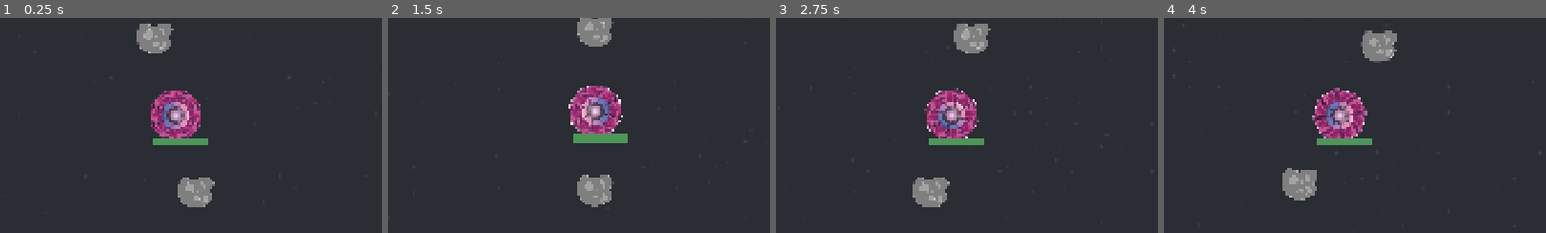
Above: before the commit, frames 1-4 (left to right).
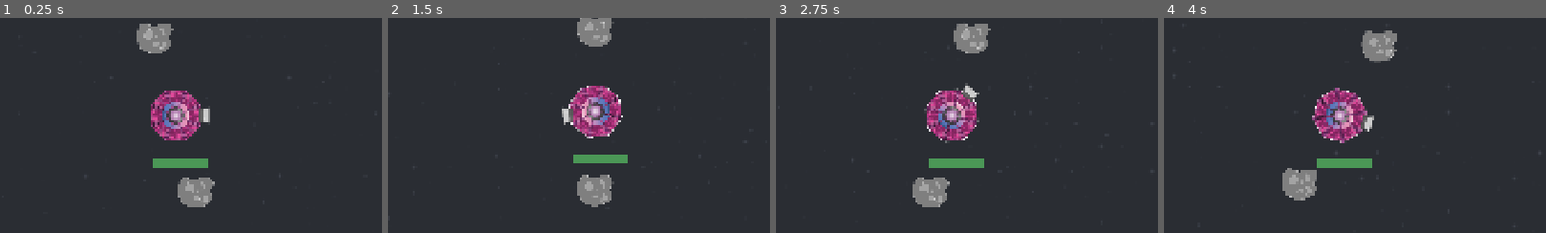
Above: after the commit, the same moments.

Repository: two-sticks-and-a-rock/space-arcade
Game: Godot game, scene res://scenes/main.tscn
Two runs of this game, one before a commit and one after it. Both use one fixed random seed, a clock stepped at 60 frames per second and the inputs below.
Inputs (mouse positions are % of the whole screen's width and height, from its top left):
- Up to frame 1 (0.25 s): no input
- Up to frame 2 (1.5 s): move the mouse to (72, 45) at 0.52 s; press the mouse at (72, 45) at 0.53 s; move the mouse to (30, 55) at 1.27 s; release the mouse at (30, 55) at 1.28 s; click (30, 55) at 1.35 s
- Up to frame 3 (2.75 s): move the mouse to (60, 28) at 2.02 s; press the mouse at (60, 28) at 2.03 s
- Up to frame 4 (4 s): move the mouse to (45, 70) at 2.77 s; release the mouse at (45, 70) at 2.78 s; click (45, 70) at 2.85 s; move the mouse to (80, 65) at 3.52 s; press the mouse at (80, 65) at 3.53 s
The pictures show only the part of the screen within x 27-77%, y 27-77%; the shares and areas given below are measured in that part.

The runs differ from the first frame. In frame 1, 1.3% of the frame differs, in the area x 40-55%, y 42-70%; in frame 2, 1.4%, in the area x 45-63%, y 42-68%; in frame 3, 1.3%; in frame 4, 1.3%.

Commit message:
Rotation with placeholder engine

Diff:
--- a/scenes/player/player.tscn
+++ b/scenes/player/player.tscn
@@ -4,8 +4,9 @@
 [ext_resource type="PackedScene" uid="uid://dqil7iaf3mqvf" path="res://scenes/player/player_weapons/orbiter_ring.tscn" id="2_p47bc"]
 [ext_resource type="Script" uid="uid://cg3xb6odenjtk" path="res://scenes/player/slingshot.gd" id="3_gmlin"]
 [ext_resource type="PackedScene" uid="uid://dqg2sovwx03w3" path="res://scenes/player/player_cam.tscn" id="3_lvxji"]
+[ext_resource type="Texture2D" uid="uid://bc6vu7q8joqqq" path="res://art/sprites/player/player_panels_128.svg" id="3_p47bc"]
+[ext_resource type="Texture2D" uid="uid://bgnjdc4v5vcgl" path="res://art/sprites/player/engine2.png" id="4_0owmy"]
 [ext_resource type="PackedScene" uid="uid://dto3jjxkpeho1" path="res://scenes/xp/xp_bar.tscn" id="6_75vfm"]
-[ext_resource type="Texture2D" uid="uid://bc6vu7q8joqqq" path="res://art/sprites/player/player_panels_128.svg" id="3_p47bc"]
 
 [sub_resource type="CircleShape2D" id="CircleShape2D_gmlin"]
 radius = 64.0
@@ -28,6 +29,11 @@
 [node name="Sprite2D" type="Sprite2D" parent="." unique_id=1031992017]
 texture = ExtResource("3_p47bc")
 
+[node name="Boosters" type="Sprite2D" parent="Sprite2D" unique_id=897051513]
+position = Vector2(-70, 0)
+rotation = -1.5707964
+texture = ExtResource("4_0owmy")
+
 [node name="CollisionShape2D" type="CollisionShape2D" parent="." unique_id=697972149]
 shape = SubResource("CircleShape2D_gmlin")
 
@@ -43,9 +49,9 @@
 anchor_right = 0.5
 anchor_bottom = 1.0
 offset_left = -59.0
-offset_top = 56.0
+offset_top = 110.0
 offset_right = 80.0
-offset_bottom = 77.0
+offset_bottom = 131.0
 grow_horizontal = 2
 grow_vertical = 0
 theme_override_styles/background = SubResource("StyleBoxFlat_p47bc")
Binary file added: art/sprites/player/engine2.png
Not shown, added: art/sprites/player/engine2.png.import
